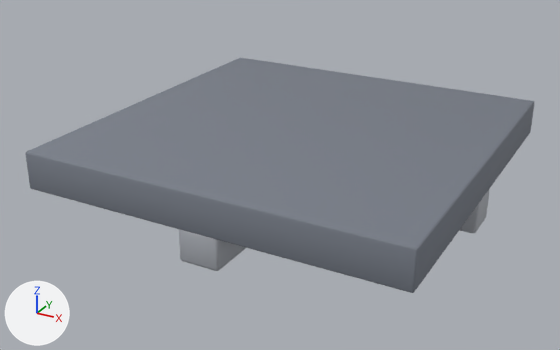
The glTF model game/assets/models/batch1/ceiling_tile.glb, before and after one commit.
One viewpoint serves both versions: a 50 mm camera at (3.55, -6.94, 3.22) aimed at (-0.16, -0.19, -0.16). Every picture has the same lights, and +X, +Y and +Z are marked at lower left. The first picture is the older version. Where no turn or scale is listed for an object, it has been applied to the vertices. Vertices at exactly the same position are counted once.

Objects in the first picture: 'BeamX', 'BeamY', 'CeilingSlab'.
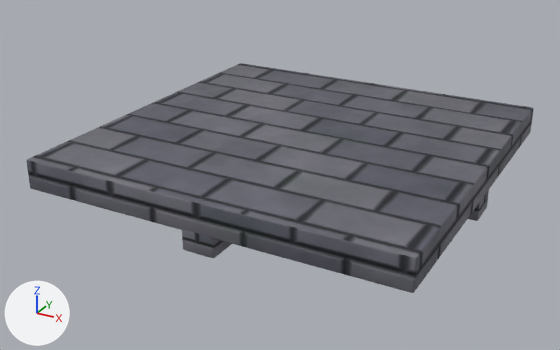
Where the newer file only moved an object's origin or applied its transform, the numbers keep the older frame.

Boxes (x1, y1, x2, y2) around the edits, measured in the pictures (560 x 350 px; the box of a moved part takes in the faces that stretch with it):
'CeilingSlab', surface changed, rescaled: before (25, 58, 534, 293); after (26, 63, 534, 293)
'BeamY', deleted: before (179, 229, 246, 271)
'RibY', added: after (182, 229, 231, 258)
'BeamX', deleted: before (460, 190, 490, 233)
'RibX', added: after (468, 190, 489, 221)
part 1 of me_cube, moved or reshaped: before (25, 58, 534, 292); after (26, 63, 534, 292)
part 2 of me_cube, surface changed: (26, 63, 534, 293) in both

Edits to the bpy script that builds the scene:
```text
Add img_nordic_stone_rough:
    img_nordic_stone_rough = load_image('nordic_stone_rough', '_unpacked/nordic_stone_rough', 256, 256, 'Non-Color')
Add img_nordic_stone_normal:
    img_nordic_stone_normal = load_image('nordic_stone_normal', '_unpacked/nordic_stone_normal', 256, 256, 'Non-Color')
Add img_nordic_stone_albedo:
    img_nordic_stone_albedo = load_image('nordic_stone_albedo', '_unpacked/nordic_stone_albedo', 256, 256, 'sRGB')
Change mat_stonedark:
    remove # nodes: BsdfPrincipled, OutputMaterial
    remove # colours: grey #797e89
    nodes: BsdfPrincipled, Mapping x3, Math, NormalMap, OutputMaterial, SeparateColor, TexImage x3, UVMap x3
    uses the picture img_nordic_stone_albedo
    uses the picture img_nordic_stone_normal
    uses the picture img_nordic_stone_rough
Change mat_stonetrim:
    remove # nodes: BsdfPrincipled, OutputMaterial
    remove # colours: grey #aaadb5
    nodes: BsdfPrincipled, Mapping x3, Math, NormalMap, OutputMaterial, SeparateColor, TexImage x3, UVMap x3
    uses the picture img_nordic_stone_albedo
    uses the picture img_nordic_stone_normal
    uses the picture img_nordic_stone_rough
Change me_cube:
    used by ob_ceilingslab; location = (0.0, 0.0, 0.2)
    remove me_cube.from_pydata(...)  # 56 vertices, 108 faces; spans x -2.0..2.0, y -2.0..2.0, z -0.2..0.2
    add me_cube.from_pydata(...)  # 56 vertices, 108 faces; spans x -2.0..2.0, y -2.0..2.0, z -0.2..0.12
    me_cube part 1: the whole mesh is scaled about its middle by (1, 1, 0.788), then moved by (0.0, 0.0, -0.04)
    me_cube part 2: texture (UV) coordinates of 108 of 108 faces, centred in x -2.0..2.0, y -2.0..2.0, z -0.2..0.2, changed; they spanned u 0.12..0.88, v 0.0..1.0 and now span u -1.99..1.99, v -1.99..1.99
Add me_cube_002_1:
    me_cube_002_1.from_pydata(...)  # 56 vertices, 108 faces; spans x -0.17..0.17, y -2.0..2.0, z -0.12..0.12
    me_cube_002_1.materials.append(mat_stonetrim)
Add me_cube_001_1:
    me_cube_001_1.from_pydata(...)  # 56 vertices, 108 faces; spans x -2.0..2.0, y -0.17..0.17, z -0.12..0.12
    me_cube_001_1.materials.append(mat_stonetrim)
Remove ob_beamx:
    ob_beamx = bpy.data.objects.new('BeamX', me_cube_001)
    ob_beamx.location = (0.0, 0.0, -0.15)
Remove ob_beamy:
    ob_beamy = bpy.data.objects.new('BeamY', me_cube_002)
    ob_beamy.location = (0.0, 0.0, -0.15)
Add ob_riby:
    ob_riby = bpy.data.objects.new('RibY', me_cube_002_1)
    ob_riby.location = (0.0, 0.0, -0.08)
Add ob_ribx:
    ob_ribx = bpy.data.objects.new('RibX', me_cube_001_1)
    ob_ribx.location = (0.0, 0.0, -0.08)
```
